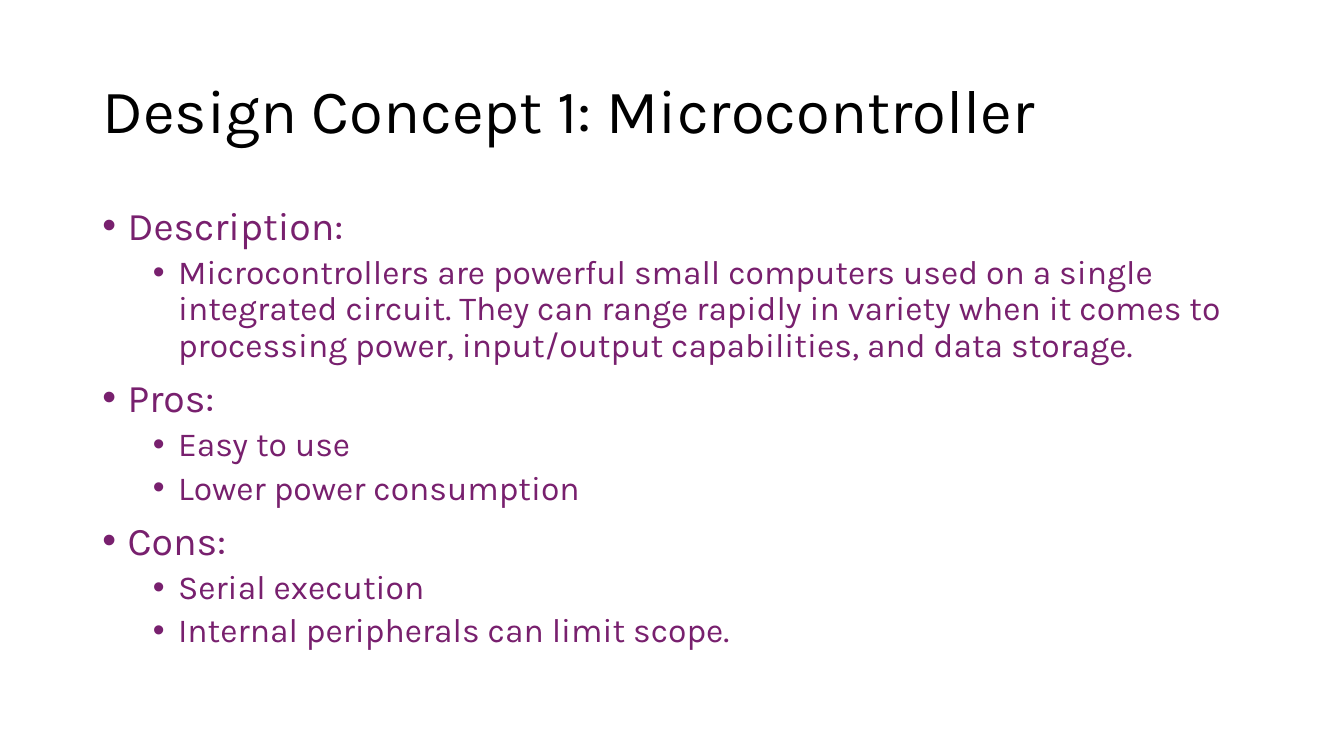
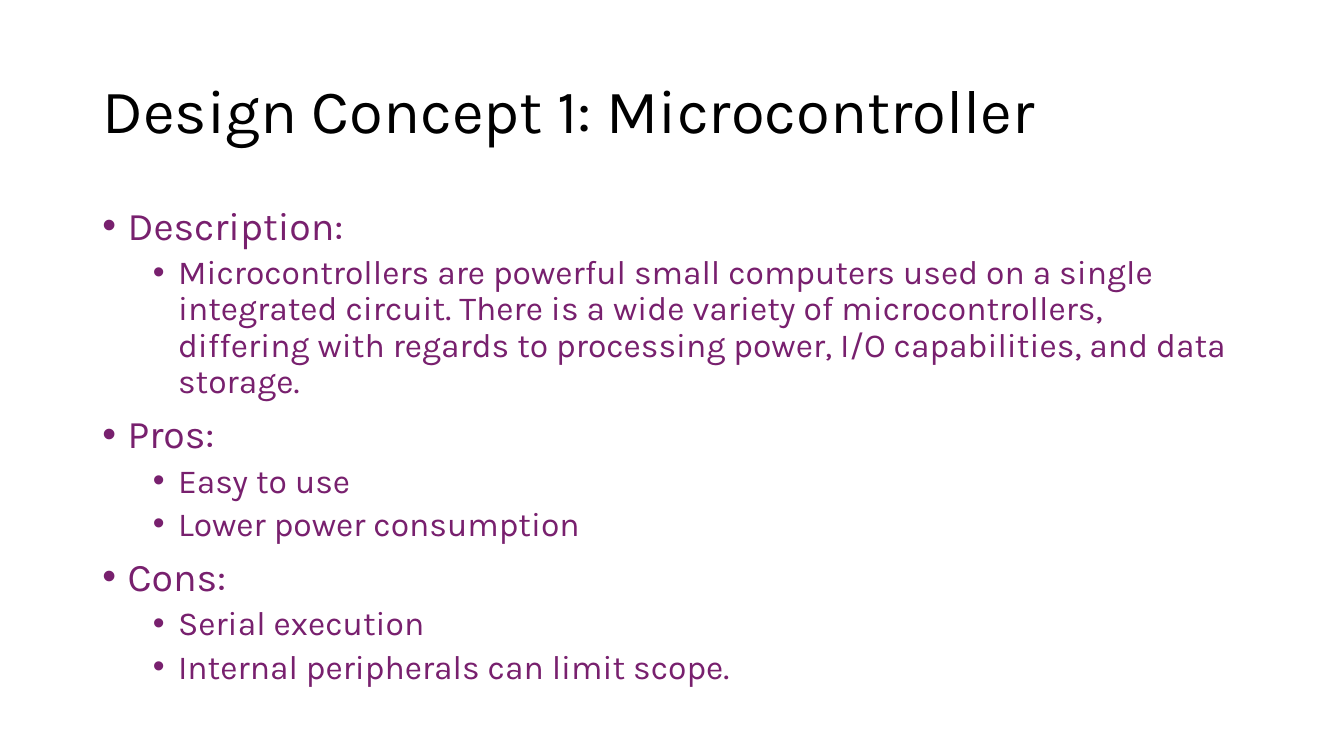
Before and after one commit to Tannyr-Singleterry/ECE590_SeniorDesign, a slide deck: slide 6 of Documents/CDR/CDR_Presentation.pptx. Drawn at 1344x756 pixels with LibreOffice and Linux fonts; fonts in the diff are those of the drawing. Boxes give left, top, right and bottom in pixels: in the first picture for what was removed or moved away, otherwise in the second. Text is boxed around its words. In the diff, an @@ line names an element or a change of style, - is before the commit and + after.

```diff
--- a/Documents/CDR/CDR_Presentation.pptx
+++ b/Documents/CDR/CDR_Presentation.pptx
@@ text at (178, 261, 1226, 402): text changed @@
-  • Microcontrollers are powerful small computers used on a single integrated circuit. They can range rapidly in variety when it comes to processing power, input/output capabilities, and data storage.
+  • Microcontrollers are powerful small computers used on a single integrated circuit. There is a wide variety of microcontrollers, differing with regards to processing power, I/O capabilities, and data storage.
```
Also in this commit, not shown: 1 other slide changed, 1 other file.
